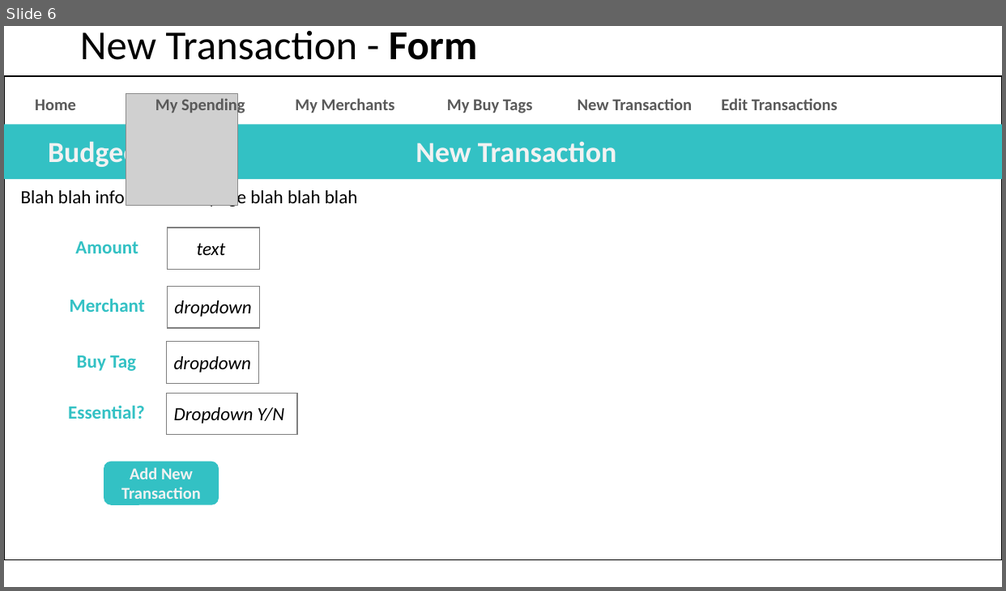
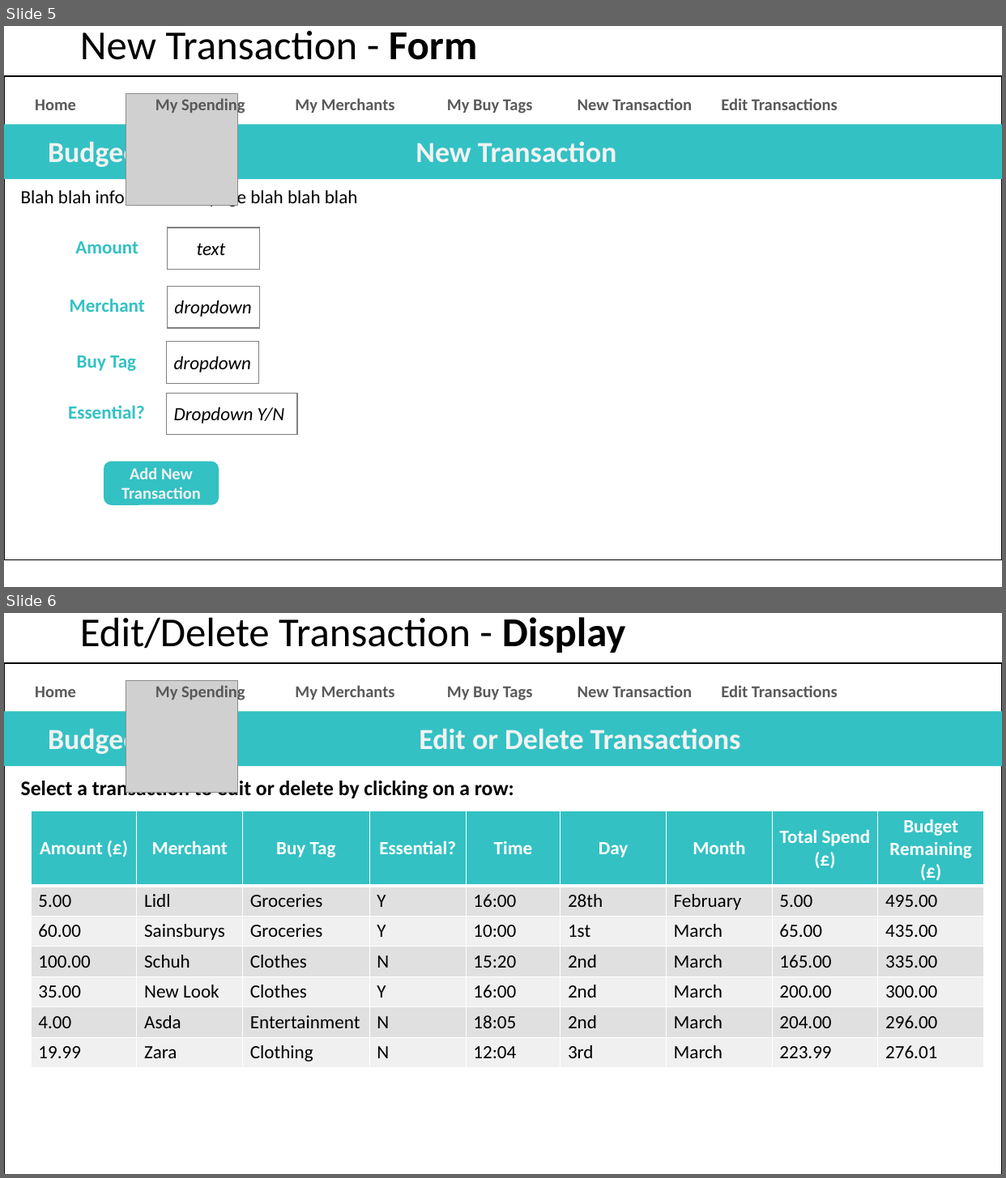
Before and after one commit to catf62/Budgee, a slide deck: Plans_Project_Management/Budget_App_Plan_08Nov2018.pptx. Shown one above the other, each under a label of ours: slide 6 before the commit, slides 5 and 6 after it. The pictures are 1006x591 and 1006x1178 pixels, drawn with LibreOffice and Linux fonts; fonts in the diff are those of the drawing; grey boxes stand for pictures. Boxes give left, top, right and bottom in pixels: in the first picture for what was removed or moved away, otherwise in the second. Text is boxed around its words. In the diff, an @@ line names an element or a change of style, - is before the commit and + after.

```diff
--- a/Plans_Project_Management/Budget_App_Plan_08Nov2018.pptx
+++ b/Plans_Project_Management/Budget_App_Plan_08Nov2018.pptx
@@ slide 6 added at bbox=[4, 613, 1002, 1174], background #FFFFFF @@
@@ title added at bbox=[80, 617, 626, 653], 39.6 pt, text #000000 @@
+Edit/Delete Transaction - Display
@@ rectangle added at bbox=[4, 663, 1002, 1174], fill #FFFFFF, outline #000000 1 pt @@
@@ picture added at bbox=[126, 681, 237, 793] @@
@@ group added at bbox=[35, 683, 837, 702]: 6 texts @@
+My Spending
+My Merchants
+My Buy Tags
+New Transaction
+Edit Transactions
+Home
@@ rectangle added at bbox=[4, 711, 1002, 766], fill #33C1C4 @@
@@ text added at bbox=[48, 725, 138, 756], 28 pt, text #F2F2F2, bold @@
+Budgee
@@ text added at bbox=[419, 728, 741, 750], 28 pt, text #F2F2F2, bold @@
+Edit or Delete Transactions
@@ text added at bbox=[21, 778, 514, 800], 20 pt, text #000000, bold @@
+Select a transaction to edit or delete by clicking on a row:
@@ table added at bbox=[31, 811, 982, 1068], 7 rows, 9 columns @@
+Amount (£) | Merchant | Buy Tag | Essential? | Time | Day | Month | Total Spend (£) | Budget Remaining (£)
+5.00 | Lidl | Groceries | Y | 16:00 | 28th | February | 5.00 | 495.00
+60.00 | Sainsburys | Groceries | Y | 10:00 | 1st | March | 65.00 | 435.00
+100.00 | Schuh | Clothes | N | 15:20 | 2nd | March | 165.00 | 335.00
+35.00 | New Look | Clothes | Y | 16:00 | 2nd | March | 200.00 | 300.00
+4.00 | Asda | Entertainment | N | 18:05 | 2nd | March | 204.00 | 296.00
+19.99 | Zara | Clothing | N | 12:04 | 3rd | March | 223.99 | 276.01
@@ what was slide 6 is now slide 5 @@
```
Also in this commit, not shown: 1 slide changed, 3 other slides added, 4 other files.
